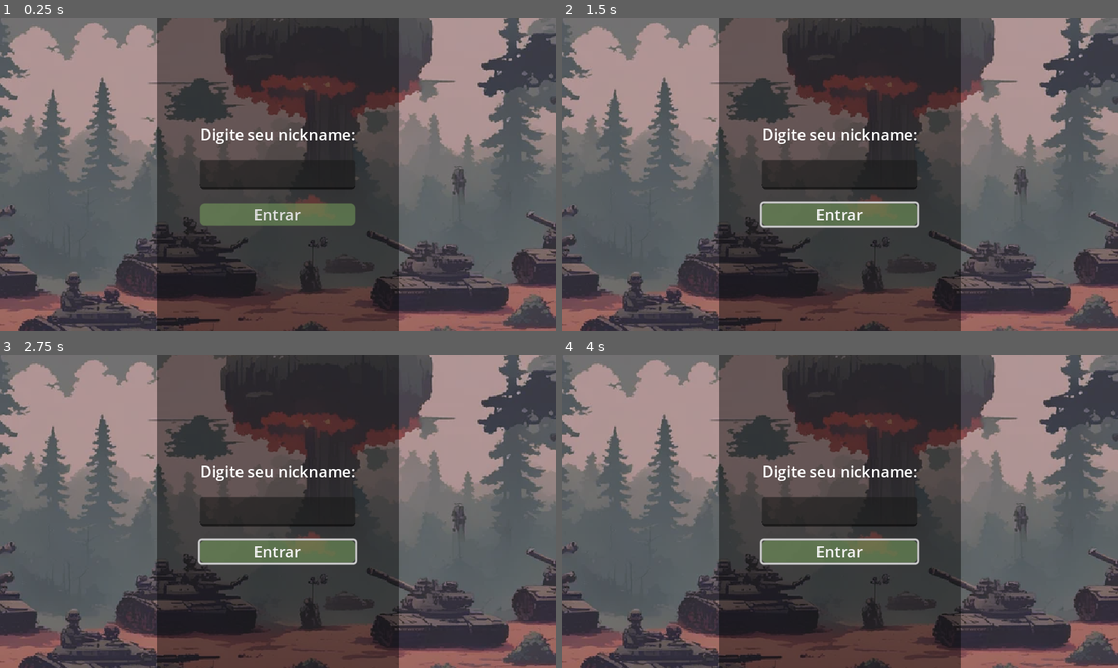
Above: before the commit, frames 1-4 (two rows, left to right).
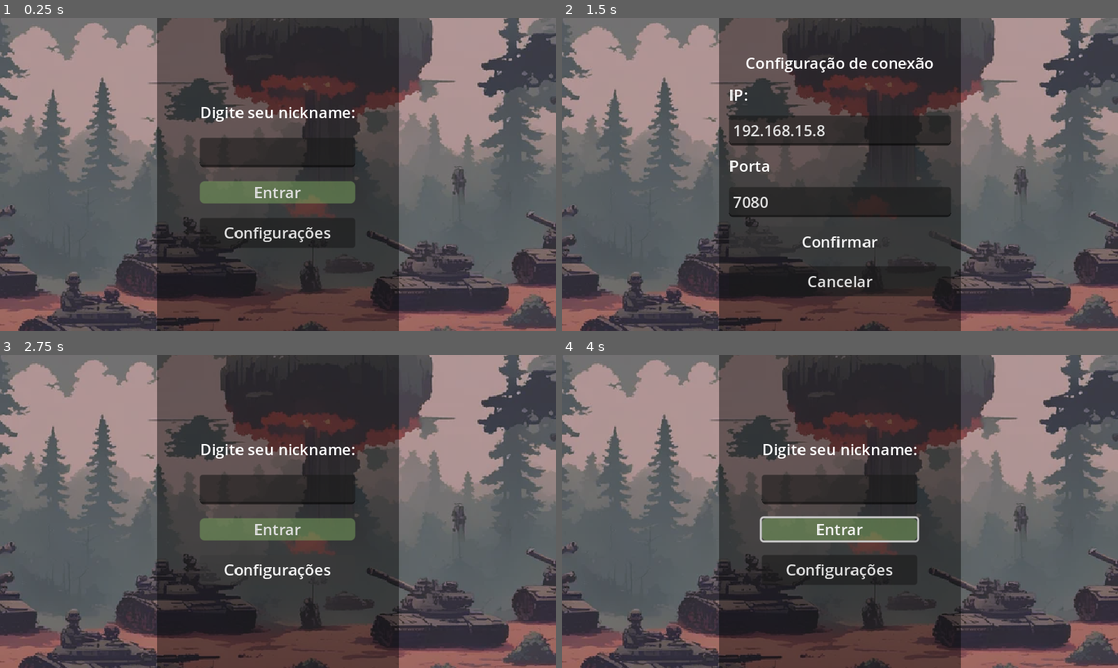
Above: after the commit, the same moments.

Repository: estenio12/tankWar
Game: Godot game, scene res://UI/lobby.tscn
Same seed, same stepped clock (60 frames per second), same inputs: the game is played once before the commit and once after it.
Inputs (mouse positions are in pixels of both pictures, inside the frame that each line leads up to):
- Up to frame 1 (0.25 s): no input
- Up to frame 2 (1.5 s): click "Entrar" at 0.5 s; click (840, 233) at 1.25 s, where only the run after the commit has a clickable "Configurações"
- Up to frame 3 (2.75 s): click (278, 577) at 2 s, where only the run after the commit has a clickable "Confirmar"
- Up to frame 4 (4 s): click "Entrar" at 2.75 s; click "Entrar" at 3.5 s

The runs differ from the first frame. In frame 1, 7.1% of the frame differs, in the area x 35-64%, y 28-74%; in frame 2, 8.9%, in the area x 30-70%, y 12-89%; in frame 3, 7.4%; in frame 4, 7.5%.

Commit message:
backup2025-02-02

Diff:
--- a/Client/Maps/Arena.tscn
+++ b/Client/Maps/Arena.tscn
@@ -576,6 +576,9 @@
 region_rect = Rect2(772.616, 23.7485, 20.4904, 279.415)
 modulate_color = Color(0.473475, 0.521044, 0.108536, 1)
 
+[sub_resource type="LabelSettings" id="LabelSettings_bbd2w"]
+font_size = 50
+
 [node name="Arena" type="Node2D"]
 script = ExtResource("1_u7kww")
 
@@ -1202,6 +1205,44 @@
 
 [node name="TurnTimeManager" type="Timer" parent="HUD/TurnTimer"]
 
+[node name="LoadScreen" type="Control" parent="HUD"]
+z_index = 10
+layout_mode = 3
+anchors_preset = 15
+anchor_right = 1.0
+anchor_bottom = 1.0
+grow_horizontal = 2
+grow_vertical = 2
+size_flags_horizontal = 3
+size_flags_vertical = 3
+metadata/_edit_use_anchors_ = true
+
+[node name="BG" type="ColorRect" parent="HUD/LoadScreen"]
+layout_mode = 1
+anchors_preset = 15
+anchor_right = 1.0
+anchor_bottom = 1.0
+grow_horizontal = 2
+grow_vertical = 2
+color = Color(0, 0, 0, 1)
+
+[node name="Label" type="Label" parent="HUD/LoadScreen"]
+layout_mode = 1
+anchors_preset = 8
+anchor_left = 0.5
+anchor_top = 0.5
+anchor_right = 0.5
+anchor_bottom = 0.5
+offset_left = -52.0
+offset_top = -11.5
+offset_right = 52.0
+offset_bottom = 11.5
+grow_horizontal = 2
+grow_vertical = 2
+text = "Carregando..."
+label_settings = SubResource("LabelSettings_bbd2w")
+metadata/_edit_use_anchors_ = true
+
 [node name="SFX_Fire" type="AudioStreamPlayer" parent="."]
 stream = ExtResource("14_4lu8x")
 playback_type = 1
@@ -1209,7 +1250,6 @@
 [node name="SFX_Env" type="AudioStreamPlayer" parent="."]
 stream = ExtResource("15_wy606")
 volume_db = -15.0
-autoplay = true
 playback_type = 1
 
 [connection signal="button_down" from="HUD/ChooseAction/VBoxContainer/HBoxContainer/MovimentAction" to="." method="_on_moviment_action_button_down"]
--- a/Client/Maps/arena.gd
+++ b/Client/Maps/arena.gd
@@ -26,6 +26,8 @@
 @onready var ref_hud_turn_time_counter: ProgressBar = $HUD/TurnTimer/ProgressBar;
 @onready var ref_hud_turn_time_manager: Timer = $HUD/TurnTimer/TurnTimeManager;
 @onready var ref_sfx_fire: AudioStreamPlayer = $SFX_Fire;
+@onready var ref_loadscreen: Control = $HUD/LoadScreen;
+@onready var ref_sfx_env: AudioStreamPlayer = $SFX_Env;
 
 @onready var lobby_scene: PackedScene = preload("res://UI/lobby.tscn");
 
@@ -56,6 +58,9 @@
 	self.ref_green_player.PlayerDead.connect(Callable(self, "_on_player_dead"));
 	self.ref_red_player.PlayerDead.connect(Callable(self, "_on_player_dead"));
 
+	ref_green_player.LoadPlayerNames();
+	ref_red_player.LoadPlayerNames();
+
 	self.players = [ref_green_player, ref_red_player];
 	self.placements = [ref_placement_green_player, ref_placement_red_player];
 
@@ -63,10 +68,8 @@
 	action_point = MAX_ACTION_POINTS;
 	UpdateLabelActionCount();
 
-	##### TEMPORARIO START THE GAME
-	Global.SendToServer({"netcode": EGlobalEnums.NETCODE.LOAD_GAME, "greenplayername": "P1", "redplayername": "P2", "my_tank": 1});
-	await get_tree().create_timer(5).timeout;
-	Global.SendToServer({"netcode": EGlobalEnums.NETCODE.START_GAME, "player": randi_range(0, 1)});
+	# Notifica o servidor de que está tudo carregado.
+	Global.SendToServer({"netcode": EGlobalEnums.NETCODE.READY, "PID": Global.my_tank});
 
 func _physics_process(delta: float) -> void:
 	# Sistema para escolher a pontência do canhão.
@@ -163,8 +166,7 @@
 
 #------------------------- DATA SERVER PROCESSING
 
-func _on_receive_data_from_server(strPacket: String) -> void:
-	var packet = ServerNetPacket.new(strPacket).GetPacket();
+func _on_receive_data_from_server(packet: Dictionary) -> void:
 
 	match(packet["netcode"] as EGlobalEnums.NETCODE):
 		EGlobalEnums.NETCODE.SELECTION:
@@ -227,10 +229,8 @@
 			current_action = EGlobalEnums.ACTION.SELECTION;
 			ActionManager();
 			EnableTurnTime();
-		EGlobalEnums.NETCODE.LOAD_GAME:
-			Global.nicknames = [packet["greenplayername"], packet["redplayername"]];
-			ref_green_player.LoadPlayerNames()
-			ref_red_player.LoadPlayerNames()
+			ref_loadscreen.visible = false;
+			ref_sfx_env.play();
 		EGlobalEnums.NETCODE.POWERUP:
 			pass
 
--- a/Client/Scripts/eplayerType.gd
+++ b/Client/Scripts/eplayerType.gd
@@ -34,7 +34,9 @@
 	LOAD_GAME,
 	REGISTER,
 	READY,
-	WATCH
+	WATCH,
+	TEST_CONNECTION,
+	WAIT_MATCH
 }
 
 enum POWERUP
--- a/Client/Scripts/global.gd
+++ b/Client/Scripts/global.gd
@@ -1,11 +1,60 @@
 extends Node
 
-signal ReceiveDataFromServer(packet: String);
+signal ReceiveDataFromServer(packet: Dictionary);
+
+var last_name_picked: String = "unnamed";
 
 var current_player: EGlobalEnums.PLAYER_TYPE = EGlobalEnums.PLAYER_TYPE.GREEN_PLAYER;
 var my_tank: EGlobalEnums.PLAYER_TYPE = EGlobalEnums.PLAYER_TYPE.GREEN_PLAYER;
 var nicknames: Array[String] = ["GreenPlayer", "RedPlayer"]
 var id_match: int = 0;
+
+# Dados de conexão
+
+var ServerIP: String = "192.168.15.8";
+var ServerPORT: int = 7080;
+
+var socket = WebSocketPeer.new()
+
+func _ready() -> void:
+	CreateConnection();
+
+func _process(_delta: float) -> void:
+	socket.poll()
+	var state = socket.get_ready_state()
+
+	if state == WebSocketPeer.STATE_OPEN:
+		while socket.get_available_packet_count():
+			var strPacket = socket.get_packet().get_string_from_utf8();
+			ReceiveDataFromServer.emit(ServerNetPacket.new(strPacket).GetPacket());
+	elif state == WebSocketPeer.STATE_CLOSING:
+		# Keep polling to achieve proper close.
+		pass
+	elif state == WebSocketPeer.STATE_CLOSED:
+		var code = socket.get_close_code()
+		var reason = socket.get_close_reason()
+		print("WebSocket closed with code: %d, reason %s. Clean: %s" % [code, reason, code != -1])
+		set_process(false) # Stop processing.
+
+func UpdateConection(pIP: String, pPORT: int) -> void:
+	ServerIP   = pIP;
+	ServerPORT = pPORT
+	socket.close();
+	CreateConnection();
+
+func RetryConnection() -> void:
+	CreateConnection();
+
+func CreateConnection() -> void:
+	socket.connect_to_url(BuildURL());
+
+func BuildURL() -> String:
+	return "ws://%s:%d" % [ServerIP, ServerPORT];
+
+func LoadPlayers(pid_match: int, p1_nickname: String, p2_nickname: String, pmy_tank: EGlobalEnums.PLAYER_TYPE) -> void:
+	id_match  = pid_match;
+	my_tank   = pmy_tank;
+	nicknames = [p1_nickname, p2_nickname];
 
 func ChangePlayer(player: EGlobalEnums.PLAYER_TYPE) -> void:
 	current_player = player;
@@ -17,17 +66,11 @@
 	return my_tank == current_player;
 
 func SendToServer(packet: Dictionary) -> void:
-	FakeServer(packet);
+	var package = ConvertToServerPackege(packet);
+	socket.send_text(package);
 
-func LoadGame() -> void:
-	pass
-
-#region FAKE SERVER
-
-func FakeServer(packet: Dictionary) -> void:
+func ConvertToServerPackege(packet: Dictionary) -> String:
 	var pack: String = "";
-
-	# print("Debug Packet: ", packet);
 
 	match(packet["netcode"] as EGlobalEnums.NETCODE):
 		EGlobalEnums.NETCODE.MOVIMENT:
@@ -66,7 +109,11 @@
 			pack += str(packet["greenplayername"]) + "|";
 			pack += str(packet["redplayername"]) + "|";
 			pack += str(packet["my_tank"]);
+		EGlobalEnums.NETCODE.REGISTER:
+			pack += str(EGlobalEnums.NETCODE.REGISTER) + "|";
+			pack += str(packet["nickname"]);
+		EGlobalEnums.NETCODE.READY:
+			pack += str(EGlobalEnums.NETCODE.READY) + "|";
+			pack += str(packet["PID"]);
 
-	ReceiveDataFromServer.emit(pack);
-
-#endregion
+	return pack + "|" + str(id_match);
--- a/Client/Scripts/servernetpacket.gd
+++ b/Client/Scripts/servernetpacket.gd
@@ -34,6 +34,10 @@
 			_packet = {"netcode": net_code, "player": strPacketBlocks[1]};
 		EGlobalEnums.NETCODE.LOAD_GAME:
 			_packet = {"netcode": net_code, "idmatch": int(strPacketBlocks[1]), "greenplayername": strPacketBlocks[2], "redplayername": strPacketBlocks[3], "my_tank": int(strPacketBlocks[4]) as EGlobalEnums.PLAYER_TYPE};
+		EGlobalEnums.NETCODE.WAIT_MATCH:
+			_packet = {"netcode": net_code};
+		EGlobalEnums.NETCODE.READY:
+			_packet = {"netcode": net_code};
 		EGlobalEnums.NETCODE.POWERUP:
 			_packet = {"netcode": net_code, "powerup": strPacketBlocks[1]};
 
--- /dev/null
+++ b/Client/UI/lobby.gd
@@ -0,0 +1,49 @@
+extends CanvasLayer
+
+@onready var ref_setting = $Register/Setting;
+@onready var ref_waiting = $Register/WaitContainer;
+@onready var ref_form 	 = $Register/Form;
+@onready var ref_input   = $Register/Form/nickname;
+
+@onready var battle_scene = preload("res://Maps/Arena.tscn");
+
+# Called when the node enters the scene tree for the first time.
+func _ready() -> void:
+	ref_setting.closeSetting.connect(Callable(self, "_on_close_setting"));
+	Global.ReceiveDataFromServer.connect(Callable(self, "_on_server_confirm_queue"));
+
+	if(Global.last_name_picked == "unnamed"):
+		ref_input.text = "";
+	else:
+		ref_input.text = Global.last_name_picked;
+
+func DisableAllHuds() -> void:
+	ref_form.visible 	= false;
+	ref_waiting.visible = false;
+	ref_setting.visible = false;
+
+func _on_close_setting() -> void:
+	DisableAllHuds();
+	ref_form.visible = true;
+
+func _on_setting_button_down() -> void:
+	DisableAllHuds();
+	ref_setting.visible = true;
+
+func _on_find_match_button_down() -> void:
+	if(Global.socket.get_ready_state() != WebSocketPeer.STATE_OPEN):
+		Global.RetryConnection();
+
+	var input: String = ref_input.text;
+	Global.last_name_picked = input;
+	if(input.length() > 0):
+		Global.SendToServer({"netcode": 11, "nickname": input});
+
+func _on_server_confirm_queue(packet: Dictionary) -> void:
+	if(packet["netcode"] == EGlobalEnums.NETCODE.WAIT_MATCH):
+		DisableAllHuds();
+		ref_waiting.visible = true;
+
+	if(packet["netcode"] == EGlobalEnums.NETCODE.LOAD_GAME):
+		Global.LoadPlayers(packet["idmatch"], packet["greenplayername"], packet["redplayername"], packet["my_tank"]);
+		get_tree().change_scene_to_packed(battle_scene);
--- a/Client/UI/lobby.tscn
+++ b/Client/UI/lobby.tscn
@@ -1,7 +1,9 @@
-[gd_scene load_steps=5 format=3 uid="uid://b2rpjwqrbgpn2"]
+[gd_scene load_steps=7 format=3 uid="uid://b2rpjwqrbgpn2"]
 
 [ext_resource type="Texture2D" uid="uid://cv2cery3n2lp6" path="res://UI/bg.png" id="1_3hn7t"]
+[ext_resource type="Script" path="res://UI/lobby.gd" id="1_io1xh"]
 [ext_resource type="AudioStream" uid="uid://cnumy7hrlcsk7" path="res://Audio/Looby.wav" id="2_mpilh"]
+[ext_resource type="Script" path="res://UI/setting.gd" id="3_mgps8"]
 
 [sub_resource type="StyleBoxFlat" id="StyleBoxFlat_mxuau"]
 bg_color = Color(0.490196, 0.658824, 0.376471, 0.501961)
@@ -18,6 +20,7 @@
 corner_radius_bottom_left = 5
 
 [node name="Control" type="CanvasLayer"]
+script = ExtResource("1_io1xh")
 
 [node name="Register" type="CenterContainer" parent="."]
 anchors_preset = 15
@@ -48,16 +51,20 @@
 layout_mode = 2
 text = "Digite seu nickname:"
 
-[node name="LineEdit" type="LineEdit" parent="Register/Form"]
+[node name="nickname" type="LineEdit" parent="Register/Form"]
 layout_mode = 2
 alignment = 1
 max_length = 16
 
-[node name="Button" type="Button" parent="Register/Form"]
+[node name="FindMatch" type="Button" parent="Register/Form"]
 layout_mode = 2
 theme_override_styles/hover = SubResource("StyleBoxFlat_mxuau")
 theme_override_styles/normal = SubResource("StyleBoxFlat_fwul6")
 text = "Entrar"
+
+[node name="Setting" type="Button" parent="Register/Form"]
+layout_mode = 2
+text = "Configurações"
 
 [node name="WaitContainer" type="CenterContainer" parent="Register"]
 visible = false
@@ -67,7 +74,48 @@
 layout_mode = 2
 text = "Aguardando partida..."
 
+[node name="Setting" type="CenterContainer" parent="Register"]
+visible = false
+layout_mode = 2
+script = ExtResource("3_mgps8")
+
+[node name="VBoxContainer" type="VBoxContainer" parent="Register/Setting"]
+custom_minimum_size = Vector2(230, 0)
+layout_mode = 2
+theme_override_constants/separation = 10
+
+[node name="Label" type="Label" parent="Register/Setting/VBoxContainer"]
+layout_mode = 2
+text = "Configuração de conexão"
+horizontal_alignment = 1
+
+[node name="Label3" type="Label" parent="Register/Setting/VBoxContainer"]
+layout_mode = 2
+text = "IP:"
+
+[node name="INP_IP" type="LineEdit" parent="Register/Setting/VBoxContainer"]
+layout_mode = 2
+
+[node name="Label2" type="Label" parent="Register/Setting/VBoxContainer"]
+layout_mode = 2
+text = "Porta"
+
+[node name="INP_PORT" type="LineEdit" parent="Register/Setting/VBoxContainer"]
+layout_mode = 2
+
+[node name="Apply" type="Button" parent="Register/Setting/VBoxContainer"]
+layout_mode = 2
+text = "Confirmar"
+
+[node name="Cancelar" type="Button" parent="Register/Setting/VBoxContainer"]
+layout_mode = 2
+text = "Cancelar"
+
 [node name="SFX_BG" type="AudioStreamPlayer" parent="."]
 stream = ExtResource("2_mpilh")
 volume_db = -10.0
 autoplay = true
+
+[connection signal="button_down" from="Register/Form/FindMatch" to="." method="_on_find_match_button_down"]
+[connection signal="button_down" from="Register/Form/Setting" to="." method="_on_setting_button_down"]
+[connection signal="button_down" from="Register/Setting/VBoxContainer/Apply" to="Register/Setting" method="_on_apply_button_down"]
--- /dev/null
+++ b/Client/UI/setting.gd
@@ -0,0 +1,21 @@
+extends CenterContainer
+
+signal closeSetting();
+
+@onready var ref_input_ip: LineEdit = $VBoxContainer/INP_IP;
+@onready var ref_input_port: LineEdit = $VBoxContainer/INP_PORT;
+@onready var ref_btn_cancel: Button = $VBoxContainer/Cancelar;
+
+func _ready() -> void:
+	ref_btn_cancel.button_down.connect(Callable(self, "_on_cancel_button_down"));
+	ref_input_ip.text   = Global.ServerIP;
+	ref_input_port.text = str(Global.ServerPORT);
+
+func _on_apply_button_down() -> void:
+	if(ref_input_ip.text != Global.ServerIP || ref_input_port.text != str(Global.ServerPORT)):
+		Global.UpdateConection(ref_input_ip.text, int(ref_input_port.text));
+
+	closeSetting.emit();
+
+func _on_cancel_button_down() -> void:
+	closeSetting.emit();
Not shown: 1 places in Client/Maps/Arena.tscn that only renumber resources
Not shown, removed: Server/Makefile
Not shown, added: Server/main.js
Not shown, added: Server/match.mjs
Not shown, added: Server/matchmaking.mjs
Not shown, added: Server/package-lock.json
Not shown, added: Server/package.json
Not shown, removed: Server/server
Not shown, removed: Server/src/Match.cpp
Not shown, removed: Server/src/Match.hpp
Not shown, removed: Server/src/MatchMaking.cpp
Not shown, removed: Server/src/MatchMaking.hpp
(and 4 more such lines)
